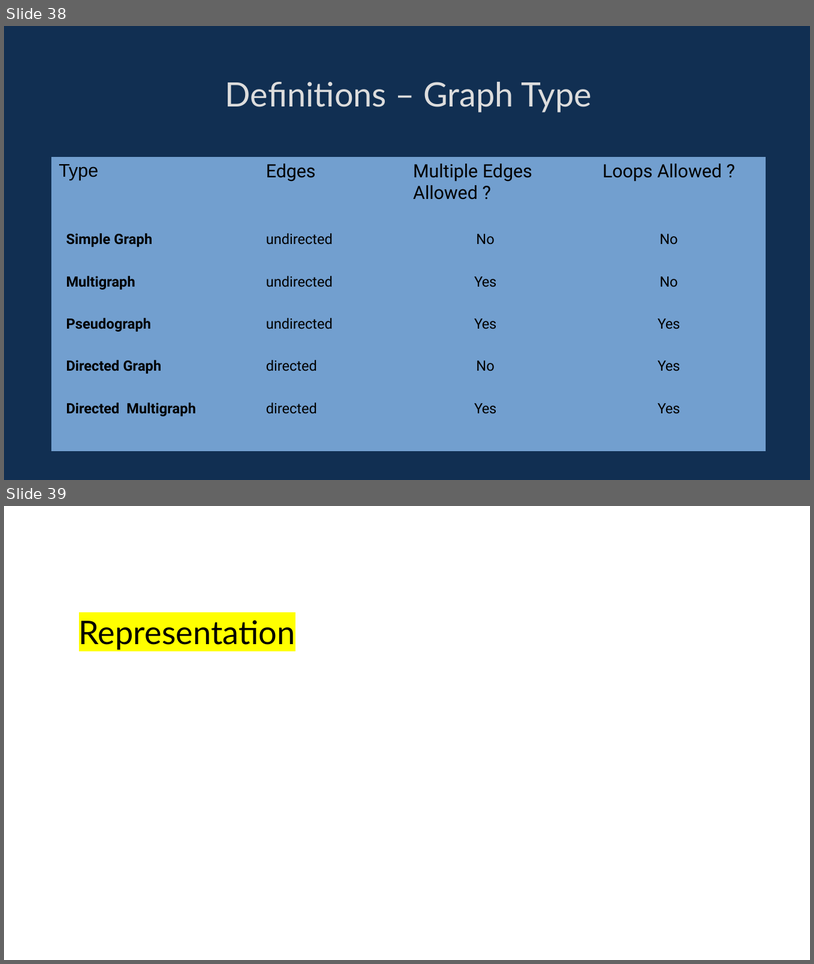
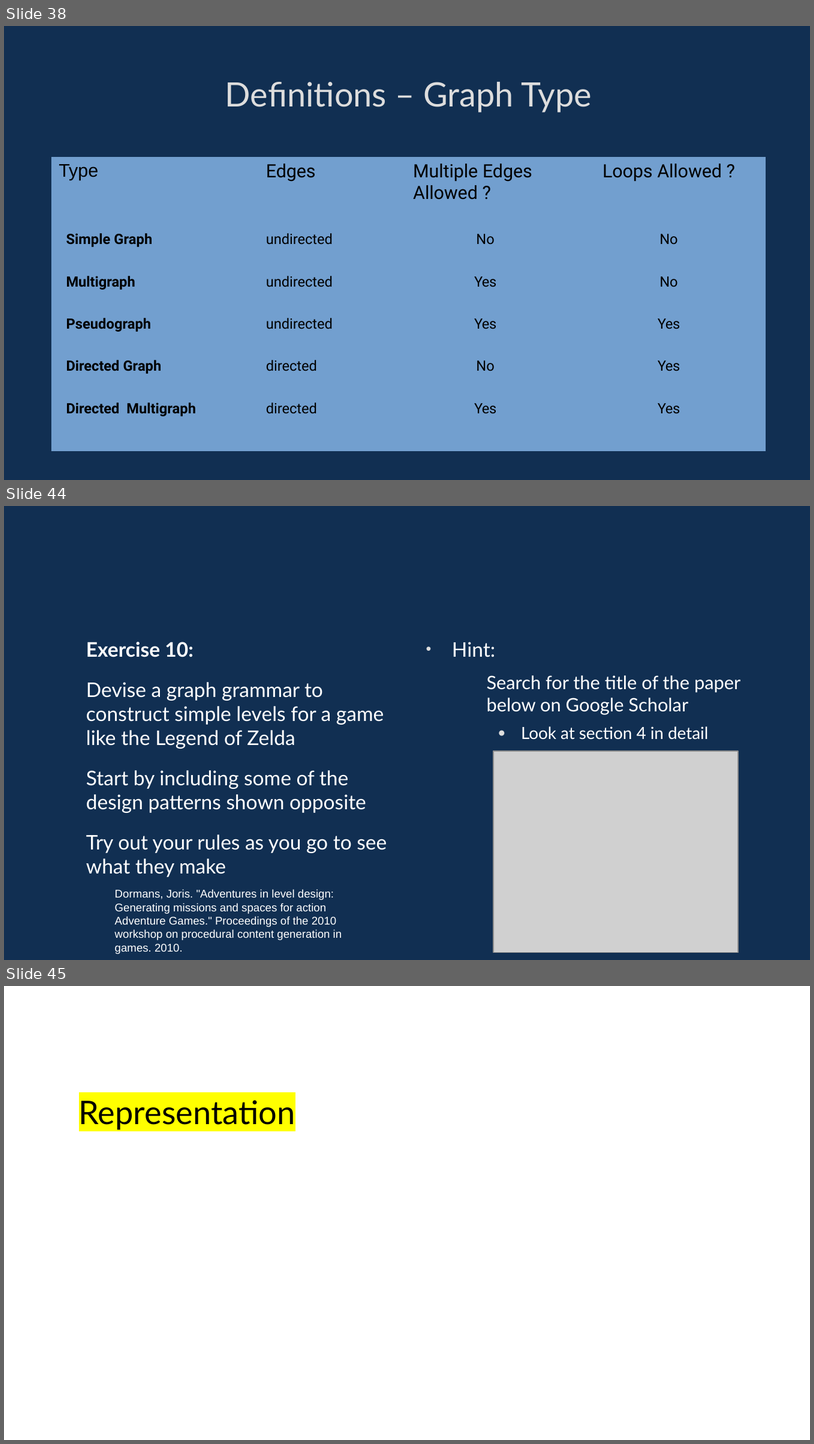
Before and after one commit to davidgundry/maths22-23, a slide deck: slides/maths-9-graph-theory.odp. Shown one above the other, each under a label of ours: slides 38 and 39 before the commit, slides 38, 44 and 45 after it; the slides between them are not shown. The pictures are 814x964 and 814x1444 pixels, drawn with LibreOffice and Linux fonts; fonts in the diff are those of the drawing; grey boxes stand for pictures; background and template pictures are left out. Boxes give left, top, right and bottom in pixels: in the first picture for what was removed or moved away, otherwise in the second. Text is boxed around its words. In the diff, an @@ line names an element or a change of style, - is before the commit and + after.

Commit message:
Graph theory updates

```diff
--- a/slides/maths-9-graph-theory.odp
+++ b/slides/maths-9-graph-theory.odp
@@ slide 44 added at bbox=[4, 506, 810, 960], background #FFFFFF; not listed: 1 template element that a slide beside it also shows @@
@@ text added at bbox=[86, 642, 387, 877], 19.8 pt, text #FFFFFF @@
+Exercise 10:
+Devise a graph grammar to construct simple levels for a game like the Legend of Zelda
+Start by including some of the design patterns shown opposite
+Try out your rules as you go to see what they make
@@ text added at bbox=[452, 642, 741, 739], 18.2 pt, text #FFFFFF @@
+• Hint:
+  Search for the title of the paper below on Google Scholar
+    ● Look at section 4 in detail
@@ picture added at bbox=[494, 751, 738, 952] @@
@@ text added at bbox=[115, 889, 342, 954], 11 pt, text #FFFFFF @@
+Dormans, Joris. "Adventures in level design:
+Generating missions and spaces for action
+Adventure Games." Proceedings of the 2010
+workshop on procedural content generation in
+games. 2010.
@@ what was slide 39 is now slide 45 @@
```
Also in this commit, not shown: 9 slides changed, 5 other slides added, 1 other file.
